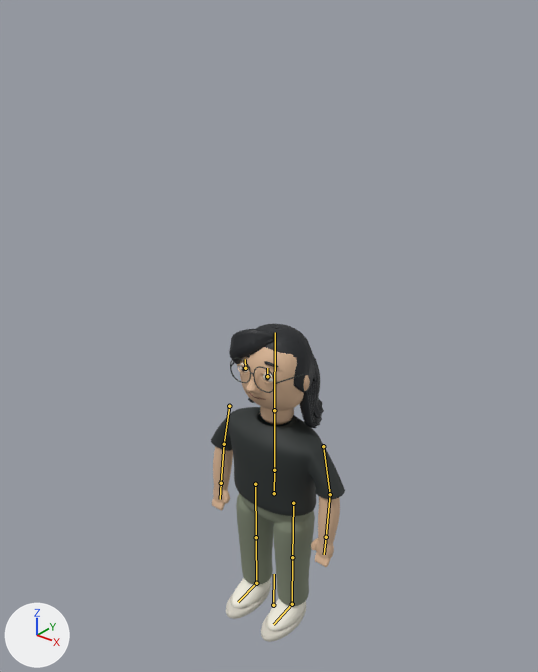
Renders of the Blender file artwork/coastal-home/sirui-ghibli.blend from each side of a commit.
Before and after are seen from a camera (50 mm lens) standing at (1.69, -2.15, 2.8) and looking at (-0.06, 0.03, 1.45). Every picture has the same lights, and +X, +Y and +Z are marked at lower left. The first picture is the older version. The bones that bend it are drawn over the model as lines.

In view in the first picture: 'SiruiMesh'.
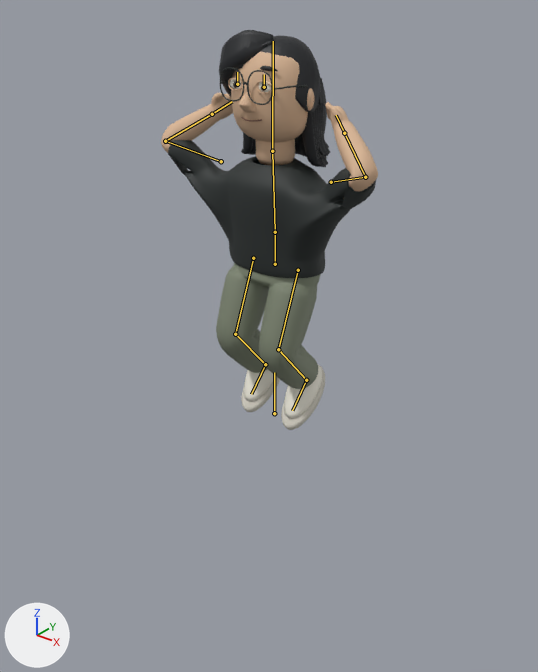
The newer file adds an action. The first version stands in its rest pose; the second is drawn at frame 29 of the action 'pullup'.

Changed parts and their boxes (x1, y1, x2, y2) in the pictures (538 x 672 px):
```json
{"object": "SiruiMesh", "change": "posed", "before": [211, 324, 345, 642], "after": [161, 30, 378, 430], "on screen": "61% wider, 26% taller"}
{"bone": "Root", "before": "(273, 605) to (274, 574)", "after": "(274, 413) to (274, 372)"}
{"bone": "Spine", "before": "(274, 470) to (274, 410)", "after": "(275, 232) to (272, 151)"}
{"bone": "Head", "before": "(274, 410) to (275, 332)", "after": "(272, 151) to (273, 41)"}
{"bone": "Arm.L", "before": "(229, 406) to (224, 444)", "after": "(221, 161) to (165, 141)"}
{"bone": "Forearm.L", "before": "(224, 444) to (221, 483)", "after": "(165, 141) to (212, 114)"}
{"bone": "Arm.R", "before": "(323, 446) to (330, 494)", "after": "(331, 182) to (365, 177)"}
{"bone": "Forearm.R", "before": "(330, 494) to (326, 537)", "after": "(365, 177) to (344, 133)"}
{"bone": "Thigh.L", "before": "(255, 484) to (256, 537)", "after": "(253, 258) to (235, 334)"}
{"bone": "Shin.L", "before": "(256, 537) to (256, 583)", "after": "(235, 334) to (265, 364)"}
{"bone": "Thigh.R", "before": "(293, 503) to (292, 557)", "after": "(298, 270) to (278, 349)"}
{"bone": "Shin.R", "before": "(292, 557) to (292, 604)", "after": "(278, 349) to (306, 380)"}
```

Edits to the scene script, one JSON object a line:
```json
{"block": "bone_root", "where": "bone_root = bpy.data.objects['Sirui'].pose.bones['Root']"}
{"op": "set", "path": "bone_root.location", "old": "(0.0, 0.0, 0.0)", "new": "(0.0, 1.105, 0.0)"}
{"block": "bone_spine", "where": "bone_spine = bpy.data.objects['Sirui'].pose.bones['Spine']  # child of 'Hips'"}
{"op": "set", "path": "bone_spine.rotation_euler", "old": "(0.0, 0.0, 0.0)", "new": "(0.0524, 0.0, 0.0)", "note": "degrees (0, 0, 0) -> degrees (3, 0, 0)"}
{"block": "bone_head", "where": "bone_head = bpy.data.objects['Sirui'].pose.bones['Head']  # child of 'Spine'"}
{"op": "set", "path": "bone_head.rotation_euler", "old": "(0.0, 0.0, 0.0)", "new": "(-0.0698, 0.0, 0.0)", "note": "degrees (0, 0, 0) -> degrees (-4, 0, 0)"}
{"block": "bone_arm_l", "where": "bone_arm_l = bpy.data.objects['Sirui'].pose.bones['Arm.L']  # child of 'Spine'"}
{"op": "set", "path": "bone_arm_l.rotation_euler", "old": "(0.0, 0.0, 0.0)", "new": "(-0.244, 0.262, 1.658)", "note": "degrees (0, 0, 0) -> degrees (-14, 15, 95)"}
{"block": "bone_forearm_l", "where": "bone_forearm_l = bpy.data.objects['Sirui'].pose.bones['Forearm.L']  # child of 'Arm.L'"}
{"op": "set", "path": "bone_forearm_l.rotation_euler", "old": "(0.0, 0.0, 0.0)", "new": "(-0.209, 0.506, 2.374)", "note": "degrees (0, 0, 0) -> degrees (-12, 29, 136)"}
{"block": "bone_arm_r", "where": "bone_arm_r = bpy.data.objects['Sirui'].pose.bones['Arm.R']  # child of 'Spine'"}
{"op": "set", "path": "bone_arm_r.rotation_euler", "old": "(0.0, 0.0, 0.0)", "new": "(-0.244, -0.262, -1.658)", "note": "degrees (0, 0, 0) -> degrees (-14, -15, -95)"}
{"block": "bone_forearm_r", "where": "bone_forearm_r = bpy.data.objects['Sirui'].pose.bones['Forearm.R']  # child of 'Arm.R'"}
{"op": "set", "path": "bone_forearm_r.rotation_euler", "old": "(0.0, 0.0, 0.0)", "new": "(-0.209, -0.506, -2.374)", "note": "degrees (0, 0, 0) -> degrees (-12, -29, -136)"}
{"block": "bone_thigh_l", "where": "bone_thigh_l = bpy.data.objects['Sirui'].pose.bones['Thigh.L']  # child of 'Hips'"}
{"op": "set", "path": "bone_thigh_l.rotation_euler", "old": "(0.0, 0.0, 0.0)", "new": "(-0.384, 0.0, 0.0)", "note": "degrees (0, 0, 0) -> degrees (-22, 0, 0)"}
{"block": "bone_shin_l", "where": "bone_shin_l = bpy.data.objects['Sirui'].pose.bones['Shin.L']  # child of 'Thigh.L'"}
{"op": "set", "path": "bone_shin_l.rotation_euler", "old": "(0.0, 0.0, 0.0)", "new": "(1.1, 0.0, 0.0)", "note": "degrees (0, 0, 0) -> degrees (63, 0, 0)"}
{"block": "bone_thigh_r", "where": "bone_thigh_r = bpy.data.objects['Sirui'].pose.bones['Thigh.R']  # child of 'Hips'"}
{"op": "set", "path": "bone_thigh_r.rotation_euler", "old": "(0.0, 0.0, 0.0)", "new": "(-0.384, 0.0, 0.0)", "note": "degrees (0, 0, 0) -> degrees (-22, 0, 0)"}
{"block": "bone_shin_r", "where": "bone_shin_r = bpy.data.objects['Sirui'].pose.bones['Shin.R']  # child of 'Thigh.R'"}
{"op": "set", "path": "bone_shin_r.rotation_euler", "old": "(0.0, 0.0, 0.0)", "new": "(1.1, 0.0, 0.0)", "note": "degrees (0, 0, 0) -> degrees (63, 0, 0)"}
```
